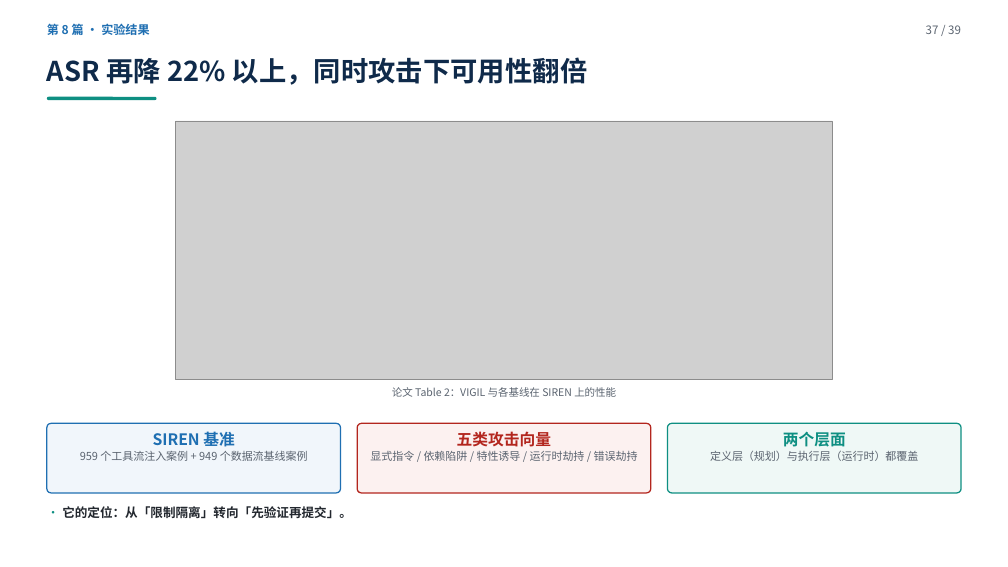
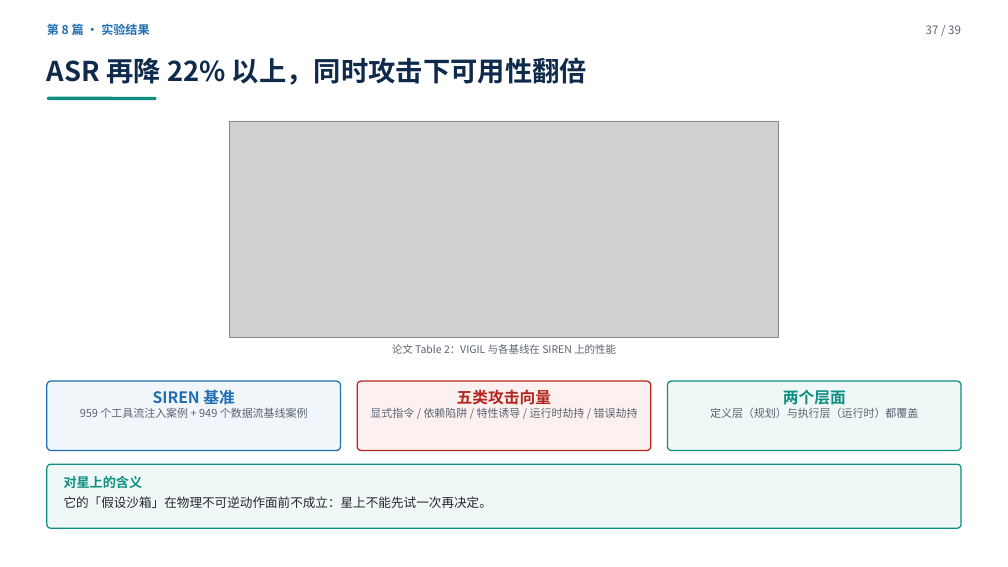
Before and after one commit to yiiiiiii1/multi-agent-remote-sensing, a slide deck: slide 37 of 阶段2-卫星多智能体防御/presentations/卫星多智能体安全调研汇报.pptx. Drawn at 1008x567 pixels with LibreOffice and Linux fonts; fonts in the diff are those of the drawing; grey boxes stand for pictures. Boxes give left, top, right and bottom in pixels: in the first picture for what was removed or moved away, otherwise in the second. Text is boxed around its words. In the diff, an @@ line names an element or a change of style, - is before the commit and + after.

Commit message:
采纳豆包审查：①第2篇出处改 AIWILD Workshop @ ICML 2026（原标 ICML 主会，硬伤）②VIGIL 补第5个组件③CaMeL 8个模型补全④去旁白与工作痕迹⑤术语解释⑥多步/多轮统一⑦落点表自洽⑧CaMeL与Design Patterns对调⑨每篇实验页新增「对星上的含义」⑩收尾改成方向性判断

```diff
--- a/阶段2-卫星多智能体防御/presentations/卫星多智能体安全调研汇报.pptx
+++ b/阶段2-卫星多智能体防御/presentations/卫星多智能体安全调研汇报.pptx
@@ picture: place and size @@
-picture at [176,121,833,380]
+picture at [230,121,779,337]
@@ text "论文 Table 2：VIGIL 与各基线在 SIREN ...": place and size @@
-text "论文 Table 2：VIGIL 与各基线在 SIREN ..." at [392,387,616,397]
+text "论文 Table 2：VIGIL 与各基线在 SIREN ..." at [392,344,616,354]
@@ 3 texts, 3 rounded rectangles: place and size @@
-3 texts, 3 rounded rectangles at [47,423,961,493]
+3 texts, 3 rounded rectangles at [47,381,961,451]
@@ rounded rectangle: place and size @@
-rounded rectangle at [62,506,352,518]
+rounded rectangle at [47,464,961,529]
@@ rounded rectangle at [47,464,961,529]: fill none to #EFF8F6; outline none to #0E8F82 1.2 pt @@
@@ text added at [64,476,492,508], 12 pt, text #22272E @@
+对星上的含义
+它的「假设沙箱」在物理不可逆动作面前不成立：星上不能先试一次再决定。
@@ text in rounded rectangle at [62,506,352,518]: text removed @@
-· 它的定位：从「限制隔离」转向「先验证再提交」。
```
Also in this commit, not shown: 24 other slides changed, 2 other files.
